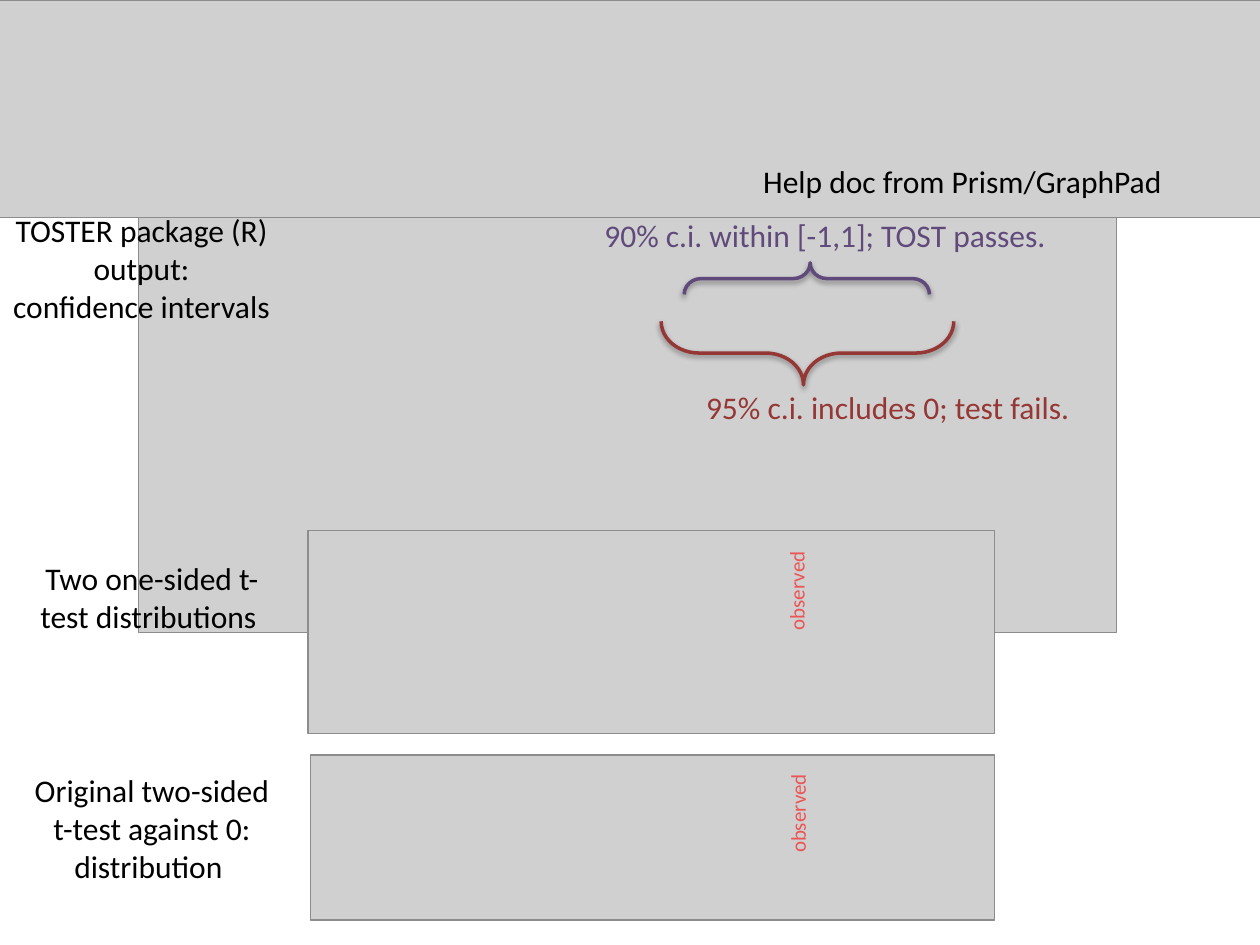
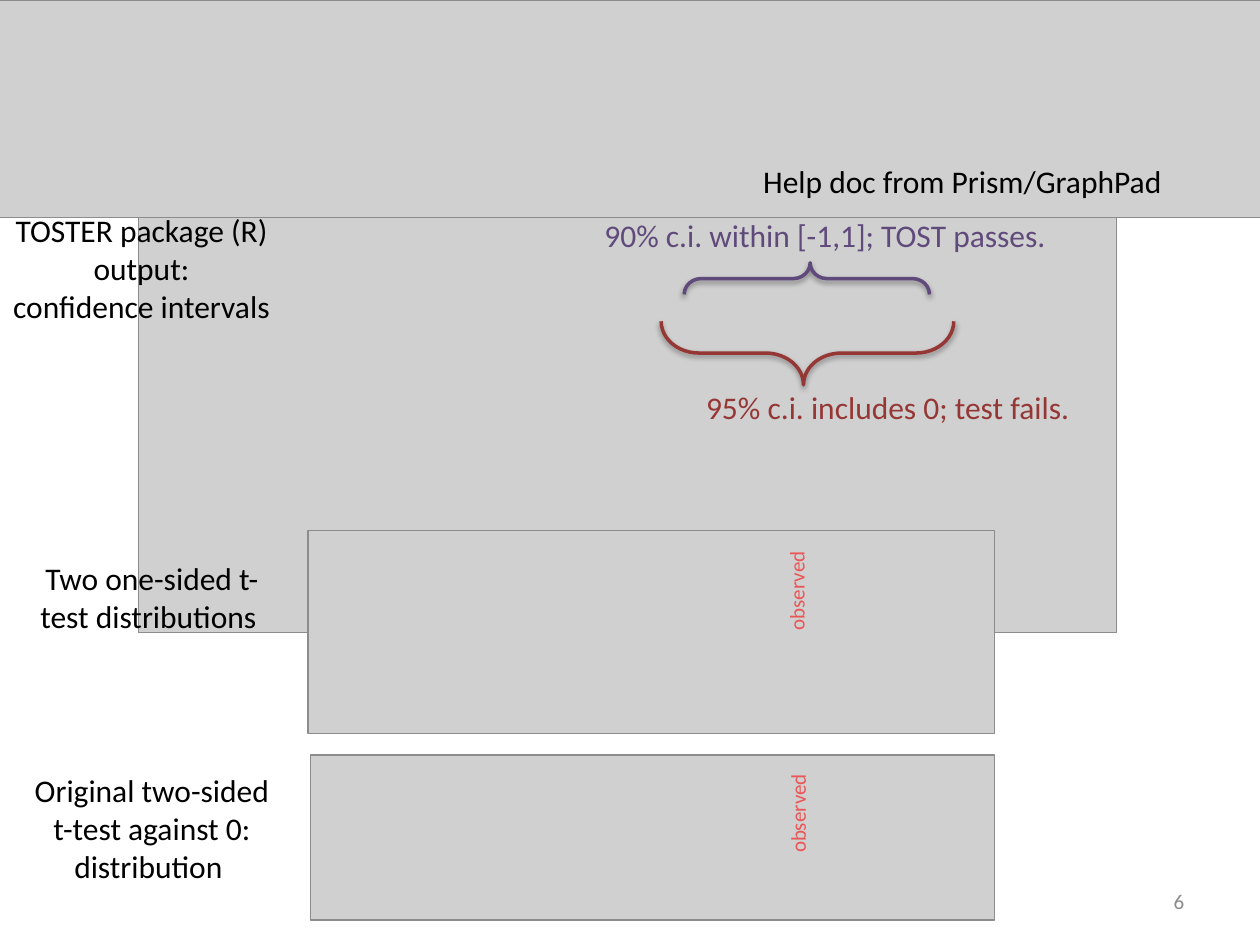
Before and after one commit to meekrob/stats_workshop_2020, a slide deck: slide 6 of adeline/Adeline_TOST_edit.pptx. Drawn at 1260x945 pixels with LibreOffice and Linux fonts; fonts in the diff are those of the drawing; grey boxes stand for pictures. Boxes give left, top, right and bottom in pixels: in the first picture for what was removed or moved away, otherwise in the second. Text is boxed around its words. In the diff, an @@ line names an element or a change of style, - is before the commit and + after.

```diff
--- a/adeline/Adeline_TOST_edit.pptx
+++ b/adeline/Adeline_TOST_edit.pptx
@@ page number added at [1174,895,1185,909], 12 pt, text #8C8C8C @@
+6
```
Also in this commit, not shown: 9 other slides changed, 1 slide added.
